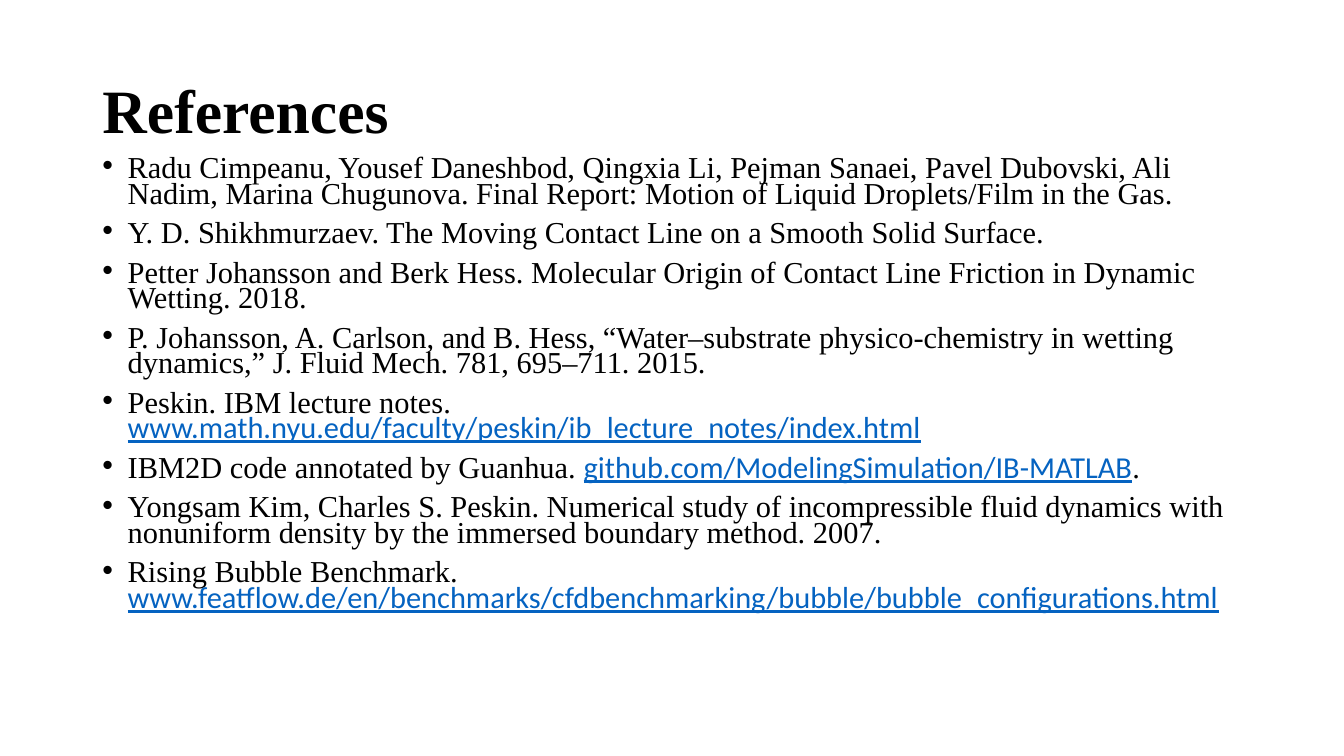
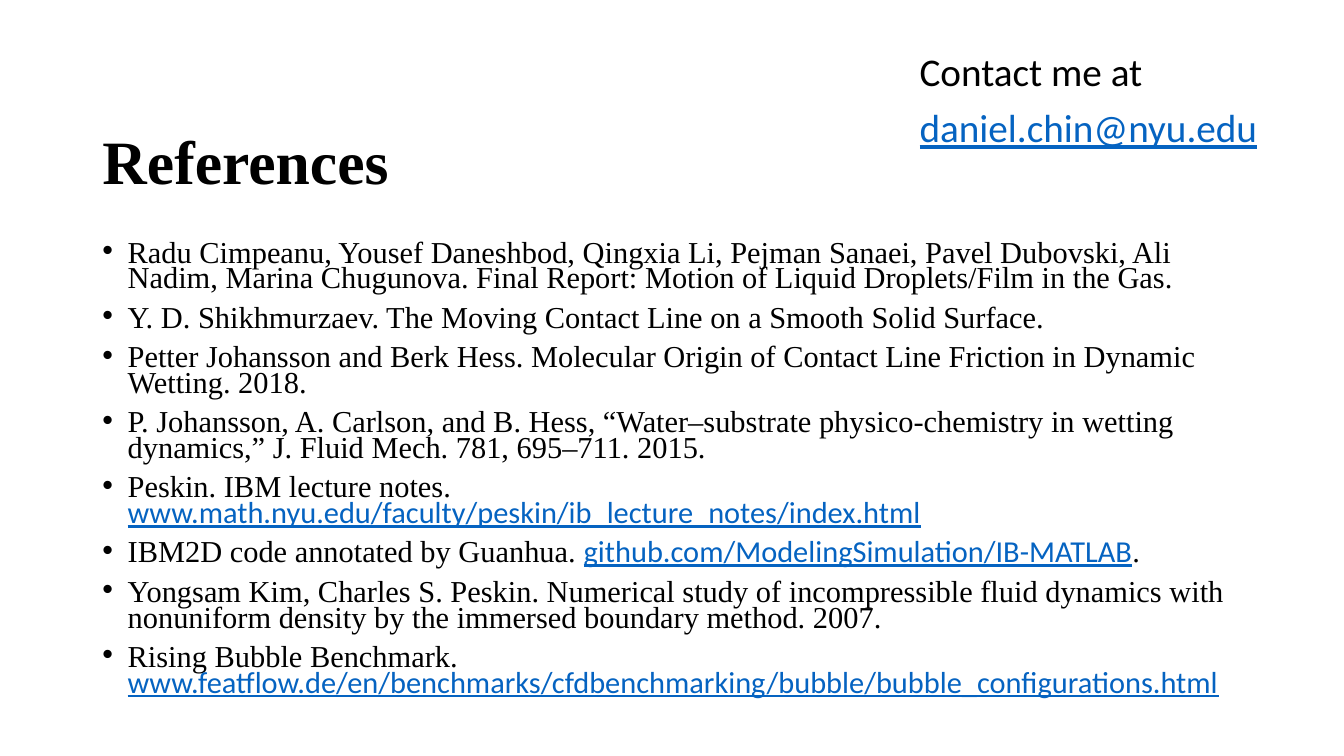
Before and after one commit to Daniel-Chin/droplet, a slide deck: slide 35 of APS_conf/slides.pptx (slide 45 before the commit). Drawn at 1344x756 pixels with LibreOffice and Linux fonts; fonts in the diff are those of the drawing. Boxes give left, top, right and bottom in pixels: in the first picture for what was removed or moved away, otherwise in the second. Text is boxed around its words. In the diff, an @@ line names an element or a change of style, - is before the commit and + after.

```diff
--- a/APS_conf/slides.pptx
+++ b/APS_conf/slides.pptx
@@ text added at <box>920,60,1257,149</box>, 28 pt, text #0563C1, underline @@
+Contact me at
+daniel.chin@nyu.edu
@@ title "References": place and size @@
-title "References" at <box>102,89,388,134</box>
+title "References" at <box>102,140,388,185</box>
@@ text "Radu Cimpeanu, Yousef Daneshbod, Qingxia ...": place and size @@
-text "Radu Cimpeanu, Yousef Daneshbod, Qingxia ..." at <box>128,156,1223,614</box>
+text "Radu Cimpeanu, Yousef Daneshbod, Qingxia ..." at <box>128,241,1223,699</box>
```
Also in this commit, not shown: 1 other slide changed, 10 slides removed.
